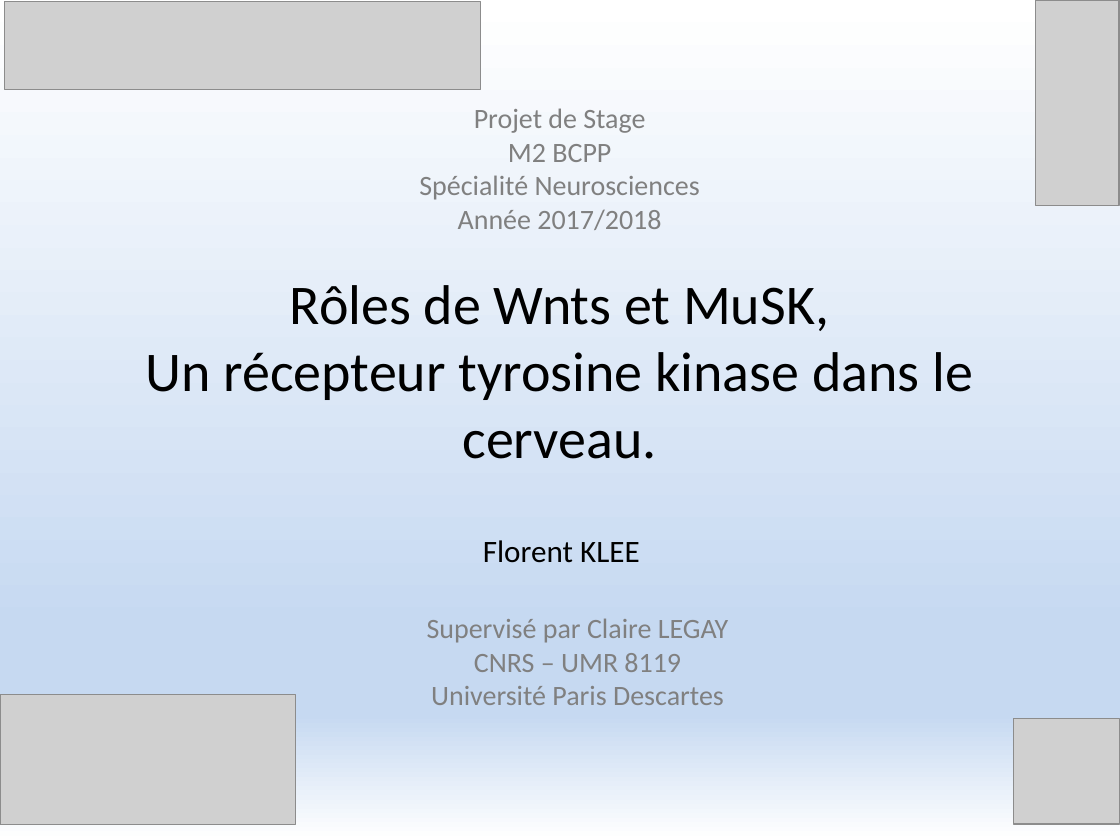
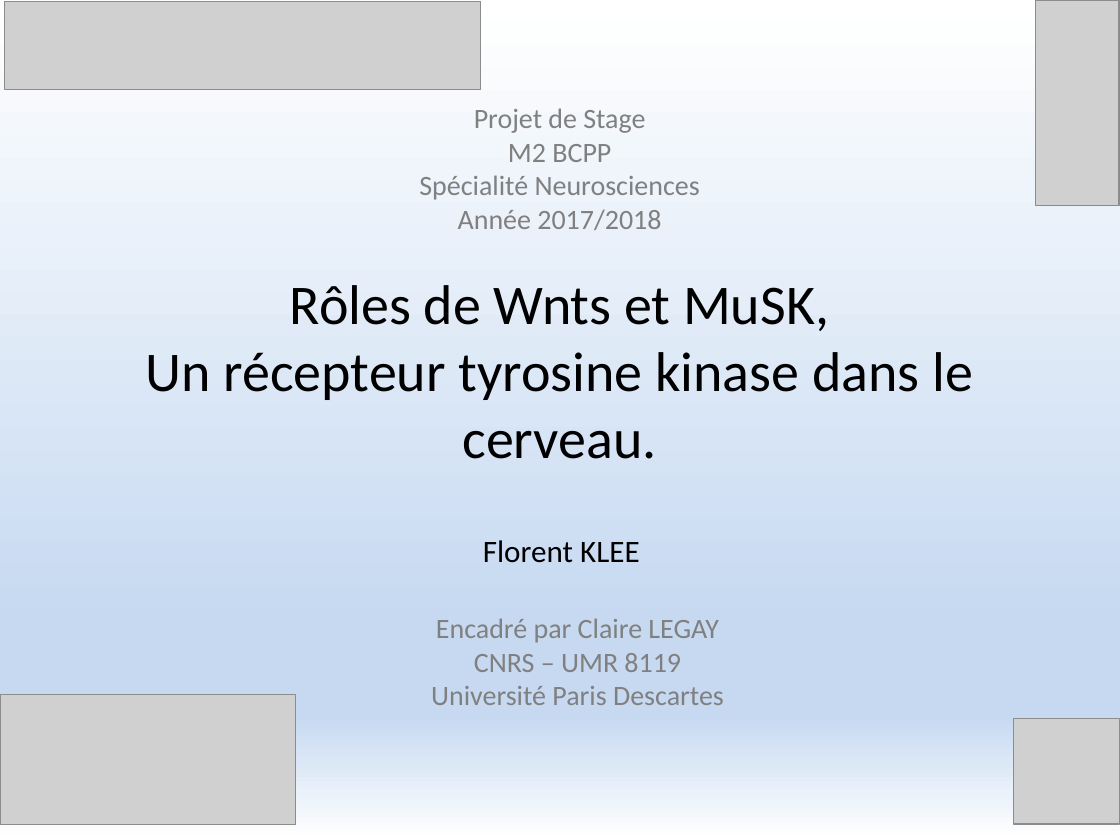
Before and after one commit to FlorentKl/rapport-m2, a slide deck: slide 1 of Présentation Oral.pptx. Drawn at 1120x840 pixels with LibreOffice and Linux fonts; fonts in the diff are those of the drawing; grey boxes stand for pictures. Boxes give left, top, right and bottom in pixels: in the first picture for what was removed or moved away, otherwise in the second. Text is boxed around its words. In the diff, an @@ line names an element or a change of style, - is before the commit and + after.

```diff
--- a/Présentation Oral.pptx
+++ b/Présentation Oral.pptx
@@ text at [436,618,719,643]: text changed @@
-Supervisé par Claire LEGAY
+Encadré par Claire LEGAY
```
Also in this commit, not shown: 11 other slides changed.
